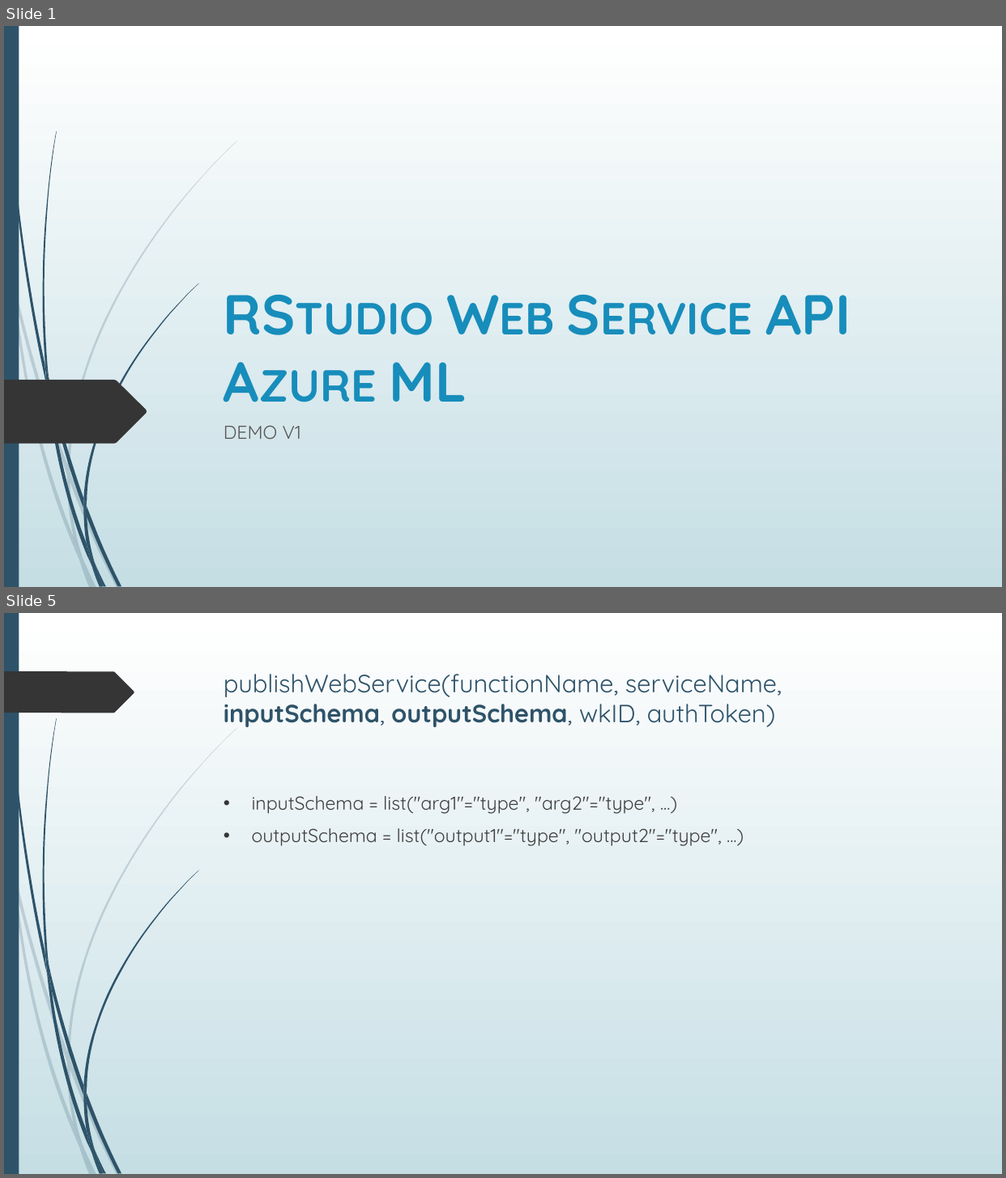
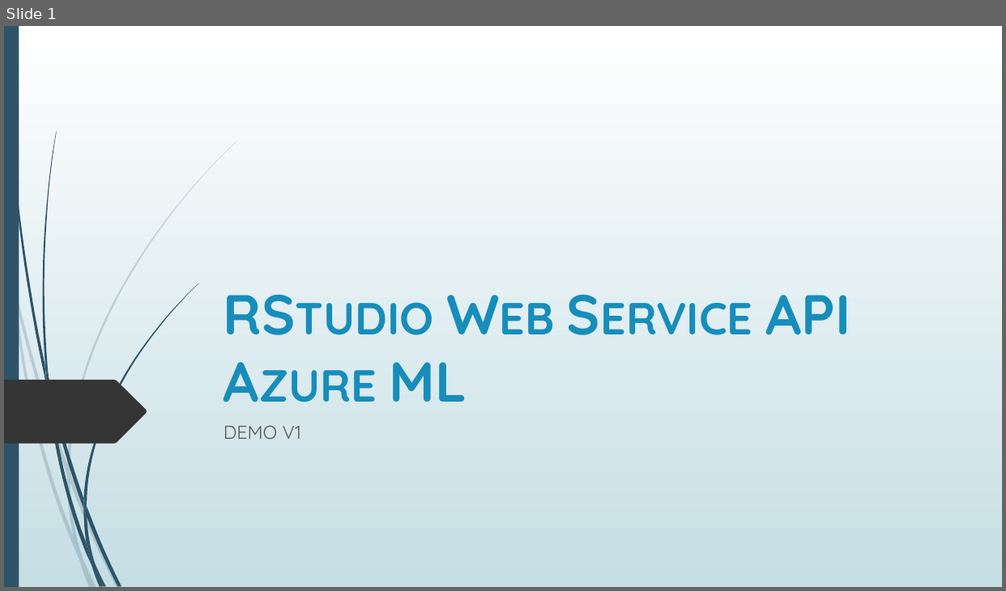
Before and after one commit to Azure/Azure-MachineLearning-ClientLibrary-R, a slide deck: demo/demo walkthrough.pptx. Shown one above the other, each under a label of ours: slides 1 and 5 before the commit, slide 1 after it; the slides between them are not shown. The pictures are 1006x1178 and 1006x591 pixels, drawn with LibreOffice and Linux fonts; fonts in the diff are those of the drawing. Boxes give left, top, right and bottom in pixels: in the first picture for what was removed or moved away, otherwise in the second. Text is boxed around its words. In the diff, an @@ line names an element or a change of style, - is before the commit and + after.

```diff
--- a/demo/demo walkthrough.pptx
+++ b/demo/demo walkthrough.pptx
@@ slide 5 removed at (4, 613, 1002, 1174), background gradient #FFFFFF to #C5DEE5; not listed: 23 template elements that a slide beside it also shows @@
@@ freeform shape removed at (4, 671, 134, 713) @@
@@ title removed at (224, 674, 782, 727) @@
-  publishWebService(functionName, serviceName, inputSchema, outputSchema, wkID, authToken)
@@ text removed at (252, 796, 721, 846) @@
-• inputSchema = list("arg1"="type", "arg2"="type", ...)
-• outputSchema = list("output1"="type", "output2"="type", ...)
```
Also in this commit, not shown: 1 slide changed, 3 slides added, 5 other slides removed.
